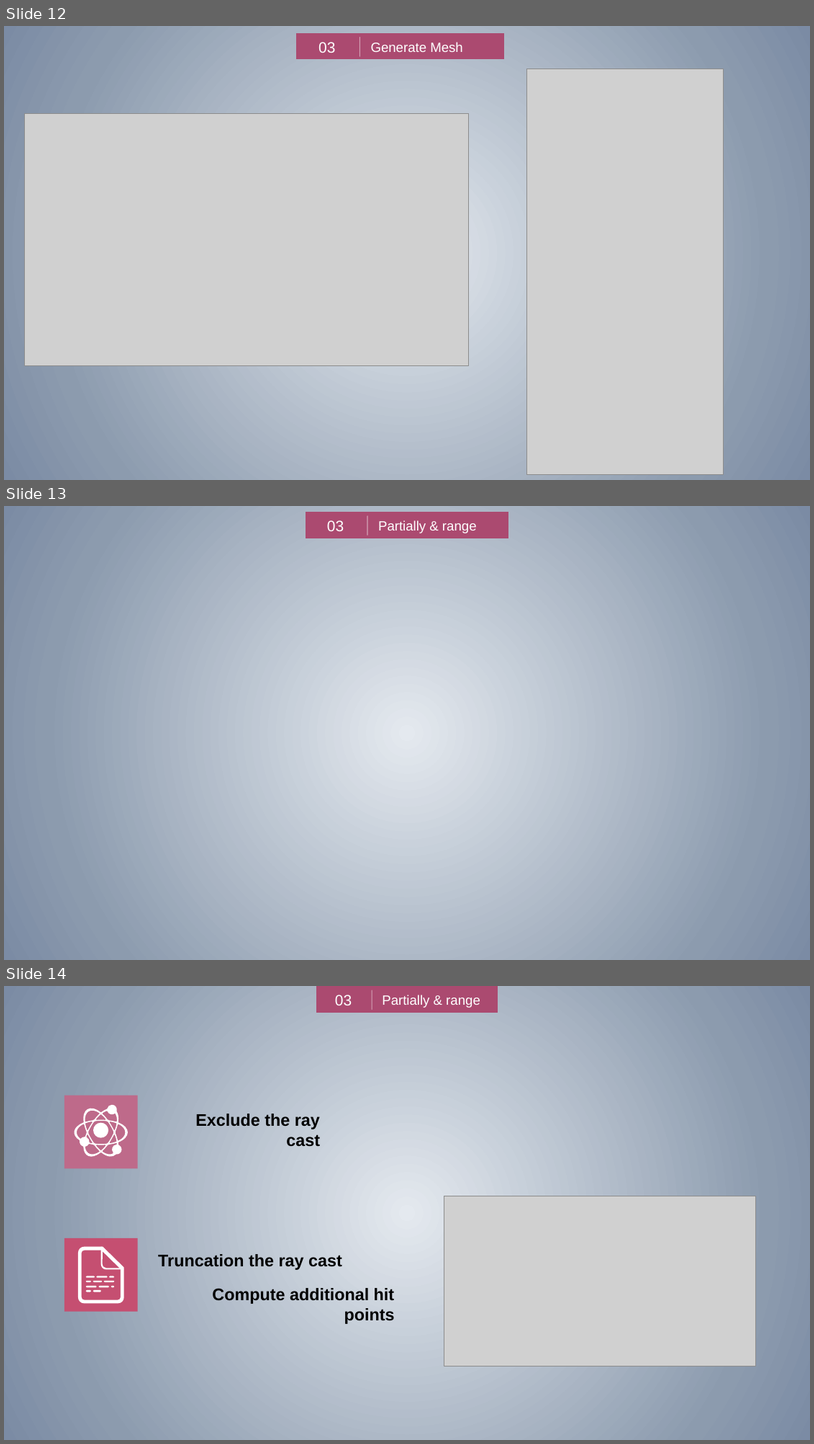
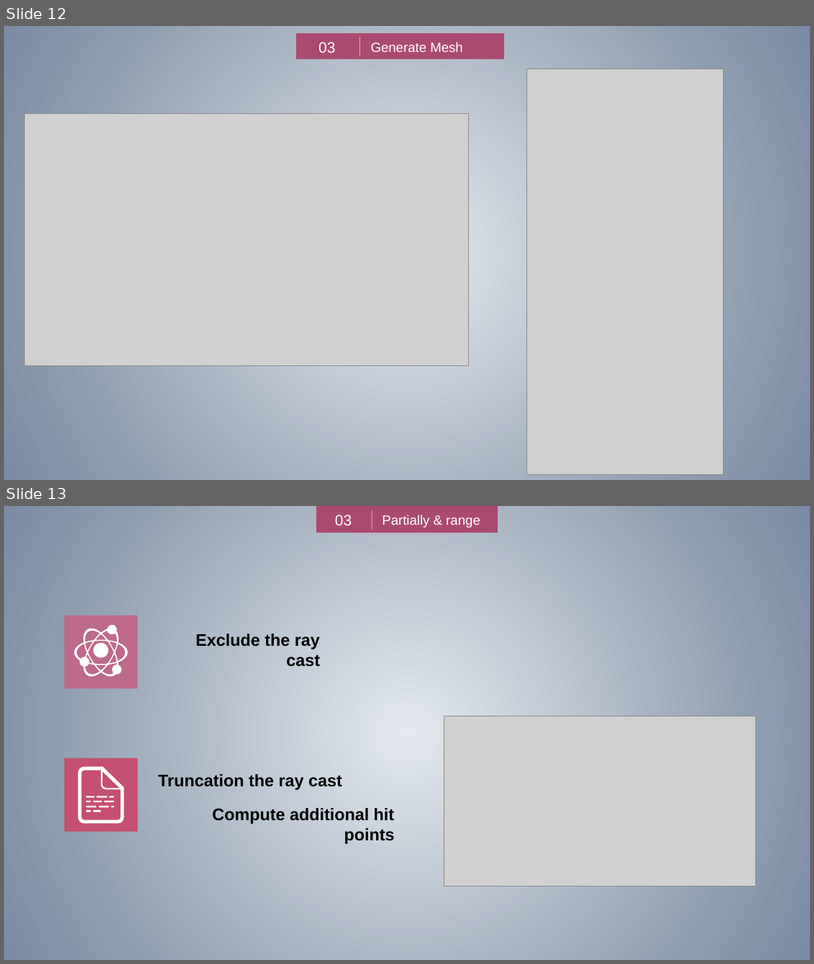
Before and after one commit to zhuangzhuang131419/McGill, a slide deck: COMP396/Presentation.pptx. Shown one above the other, each under a label of ours: slides 12, 13 and 14 before the commit, slides 12 and 13 after it. The pictures are 814x1444 and 814x964 pixels, drawn with LibreOffice and Linux fonts; fonts in the diff are those of the drawing; grey boxes stand for pictures. Boxes give left, top, right and bottom in pixels: in the first picture for what was removed or moved away, otherwise in the second. Text is boxed around its words. In the diff, an @@ line names an element or a change of style, - is before the commit and + after.

```diff
--- a/COMP396/Presentation.pptx
+++ b/COMP396/Presentation.pptx
@@ slide 13 removed at (4,506,810,960), background gradient #E4E9EF to #8C9BAE to #7B8BA4 @@
@@ group removed at (306,512,509,538): 2 texts, 1 rectangle, 1 line @@
-Partially & range
-03
@@ what was slide 14 is now slide 13 @@
```
Also in this commit, not shown: 6 other slides removed.
